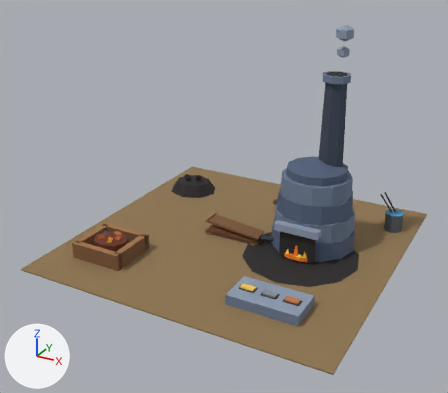
What one commit did to the Blender file raccoon/smelter.blend.
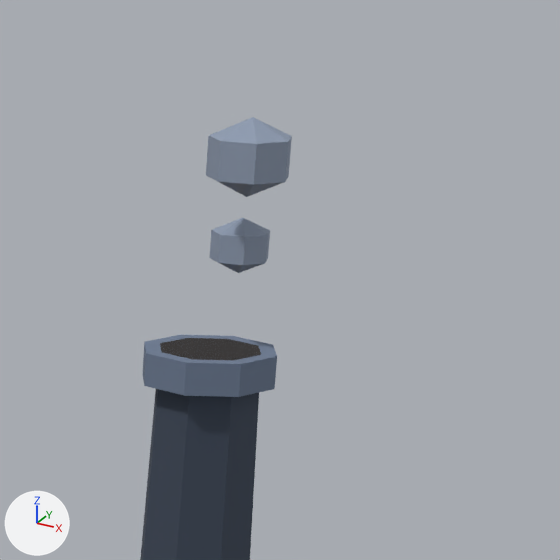
Old and new are each drawn whole from a 50 mm lens placed at (1.627, -3.193, 1.88), pointed at (-0.03, -0.181, 0.374) and again close up on the part from 65% to 92% of the width and 0% to 30% of the height. The lights are fixed; the arrows at lower left show +X, +Y and +Z. The last two pictures show the newer version.

Names of what the first close-up shows: 'bld_smelter_2x2', 'pr_smoke_2', 'pr_smoke_3'.
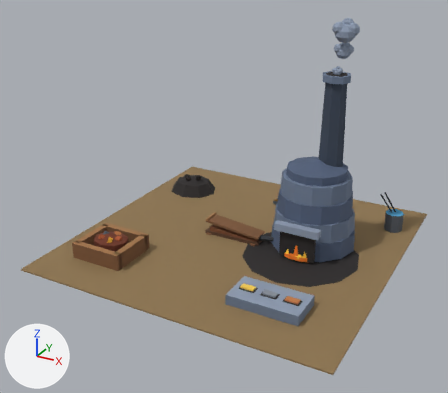
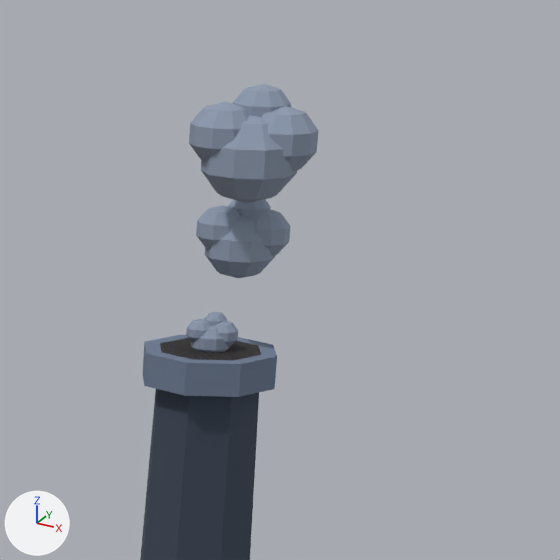
Where the newer file only moved an object's origin or applied its transform, the numbers keep the older frame.

What the commit changed:
me_pr_smoke_1 is used by ob_pr_smoke_1; parent ob_bld_smelter_2x2; location (0.48, 0.24, 1.098); scale (0.001, 0.001, 0.001).
me_pr_smoke_1 had 16 vertices, 21 faces and spanned x -0.0422..0.0422, y -0.039..0.0433, z -0.04..0.04.
me_pr_smoke_1 now has 168 vertices, 200 faces and spans x -28.0456..30.4025, y -23.5387..23.5386, z -22.275..34.4025.
me_pr_smoke_1 part 1: 16 vertices removed from x -0.0422..0.0422, y -0.039..0.0433, z -0.04..0.04; 168 vertices added at x -28.0456..30.4025, y -23.5387..23.5386, z -22.275..34.4025.
me_pr_smoke_2 is used by ob_pr_smoke_2; parent ob_bld_smelter_2x2; location (0.5, 0.266, 1.211); scale (0.837, 0.837, 0.837).
me_pr_smoke_2 had 16 vertices, 21 faces and spanned x -0.0422..0.0422, y -0.039..0.0433, z -0.04..0.04.
me_pr_smoke_2 now has 168 vertices, 200 faces and spans x -0.051..0.0553, y -0.0428..0.0428, z -0.0405..0.0625.
me_pr_smoke_2 part 2: 16 vertices removed from x -0.0422..0.0422, y -0.039..0.0433, z -0.04..0.04; 168 vertices added at x -0.051..0.0553, y -0.0428..0.0428, z -0.0405..0.0625.
me_pr_smoke_3 is used by ob_pr_smoke_3; parent ob_bld_smelter_2x2; location (0.52, 0.214, 1.325); scale (1.15, 1.15, 1.15).
me_pr_smoke_3 had 16 vertices, 21 faces and spanned x -0.0422..0.0422, y -0.039..0.0433, z -0.04..0.04.
me_pr_smoke_3 now has 168 vertices, 200 faces and spans x -0.051..0.0553, y -0.0428..0.0428, z -0.0405..0.0625.
me_pr_smoke_3 part 3: 16 vertices removed from x -0.0422..0.0422, y -0.039..0.0433, z -0.04..0.04; 168 vertices added at x -0.051..0.0553, y -0.0428..0.0428, z -0.0405..0.0625.
Object 'pr_smoke_2' (ob_pr_smoke_2) is rescaled from (0.837, 0.837, 0.837) to (0.983, 0.983, 0.983).
Object 'pr_smoke_3' (ob_pr_smoke_3) is rescaled from (1.15, 1.15, 1.15) to (1.31, 1.31, 1.31).

Changed parts and their boxes (x1, y1, x2, y2) in the close-ups (560 x 560 px):
'pr_smoke_3', reshaped, rescaled (49% wider, 48% taller)
    before: (206, 117, 292, 197)
    after: (189, 84, 318, 203)
'pr_smoke_2', reshaped, rescaled
    before: (209, 218, 270, 273)
    after: (196, 199, 290, 278)
'pr_smoke_1', reshaped (not visible before)
    after: (186, 312, 238, 353)
